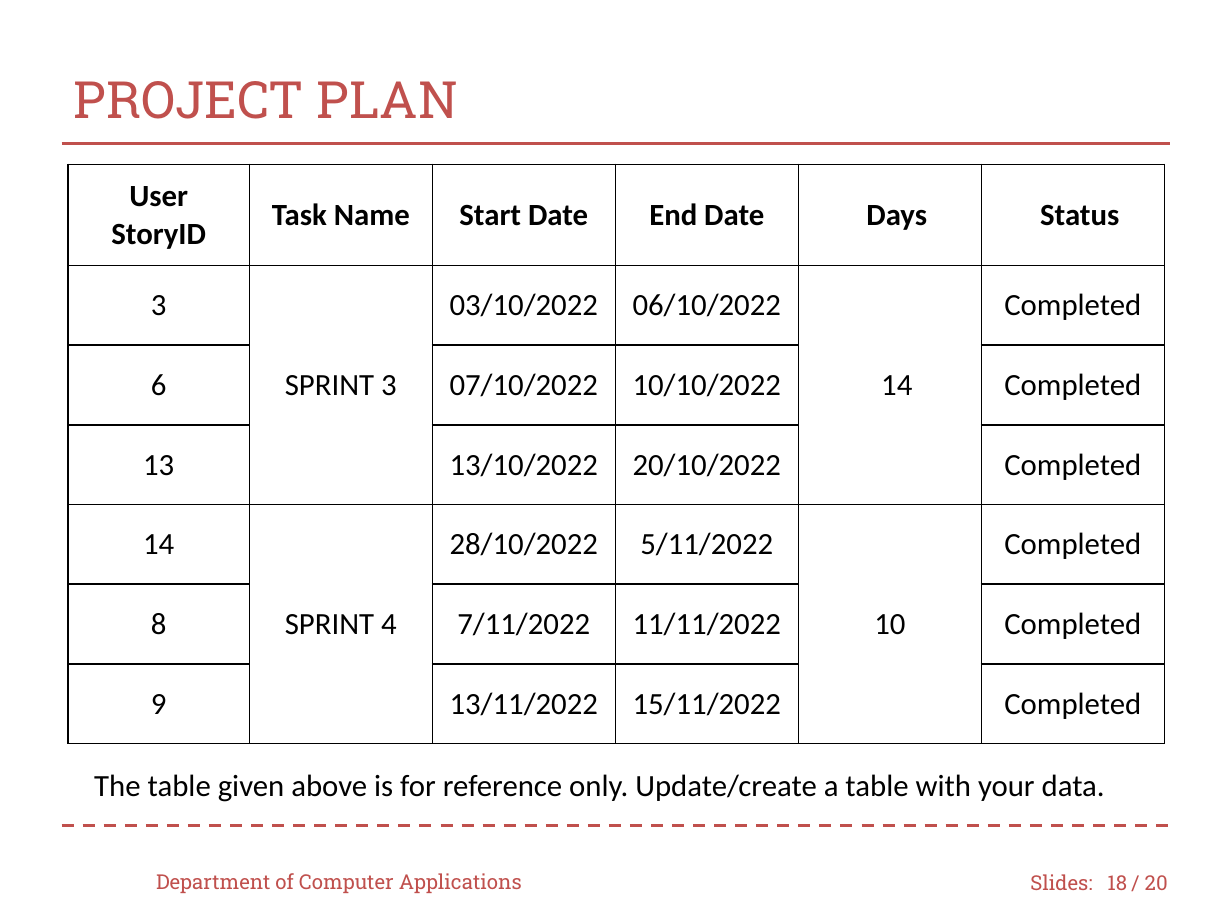
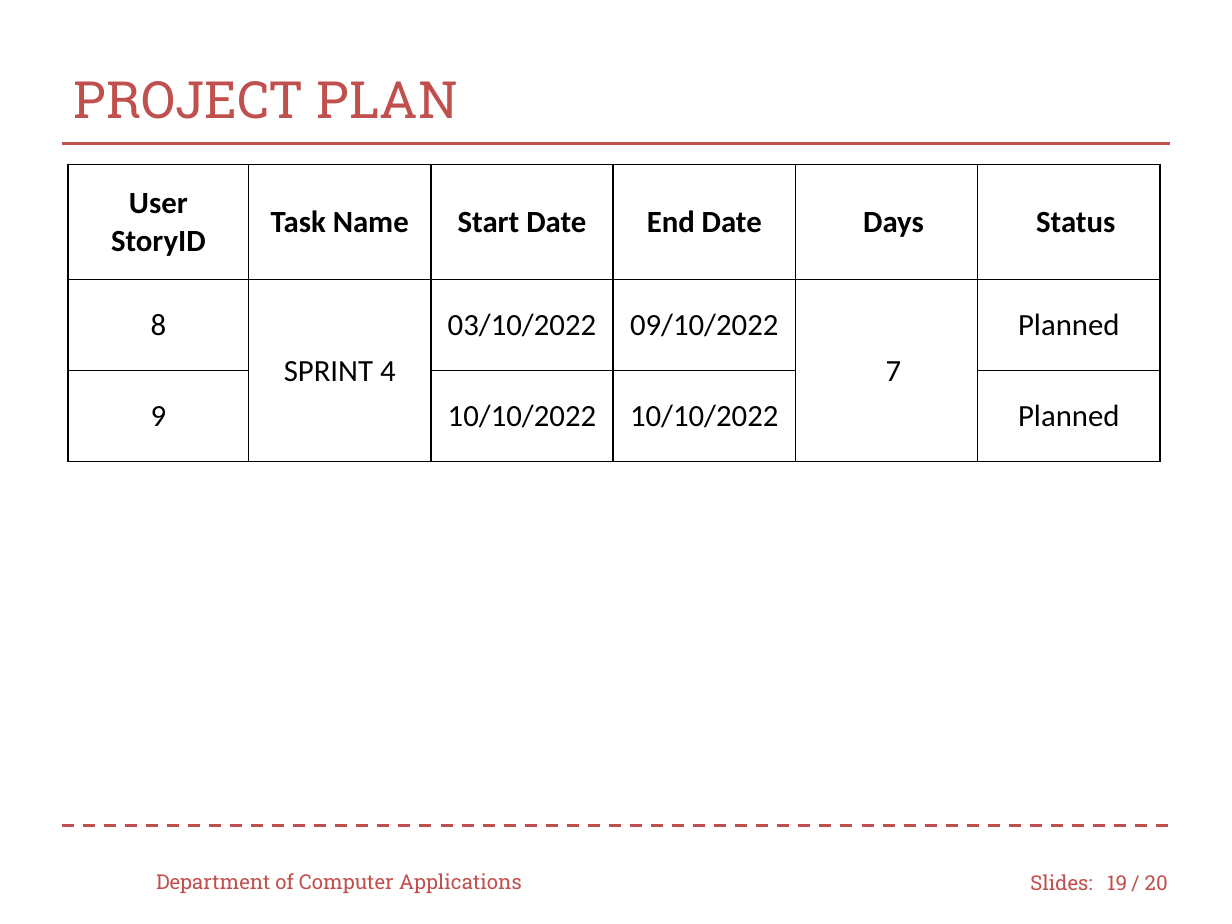
Before and after one commit to Saran-sk52/Mini-Project, a slide deck: slide 19 of 49_MP_presentation.pptx (slide 18 before the commit). Drawn at 1232x924 pixels with LibreOffice and Linux fonts; fonts in the diff are those of the drawing; background and template pictures are left out. Boxes give left, top, right and bottom in pixels: in the first picture for what was removed or moved away, otherwise in the second. Text is boxed around its words. In the diff, an @@ line names an element or a change of style, - is before the commit and + after.

```diff
--- a/49_MP_presentation.pptx
+++ b/49_MP_presentation.pptx
@@ table at [68,164,1161,461] @@
-row 2: 3 | SPRINT 3 | 03/10/2022 | 06/10/2022 | 14 | Completed
-row 3: 6 |  | 07/10/2022 | 10/10/2022 |  | Completed
-row 4: 13 |  | 13/10/2022 | 20/10/2022 |  | Completed
-row 5: 14 | SPRINT 4 | 28/10/2022 | 5/11/2022 | 10 | Completed
-row 6: 8 |  | 7/11/2022 | 11/11/2022 |  | Completed
-row 7: 9 |  | 13/11/2022 | 15/11/2022 |  | Completed
+row 2: 8 | SPRINT 4 | 03/10/2022 | 09/10/2022 | 7 | Planned
+row 3: 9 |  | 10/10/2022 | 10/10/2022 |  | Planned
@@ table: place and size @@
-table at [68,164,1167,743]
+table at [68,164,1161,461]
@@ text removed at [94,774,1105,802] @@
-The table given above is for reference only. Update/create a table with your data.
@@ page number at [1107,875,1127,890]: text changed @@
-18
+19
```
Also in this commit, not shown: 18 other slides changed, 1 slide added, 1 slide removed.
